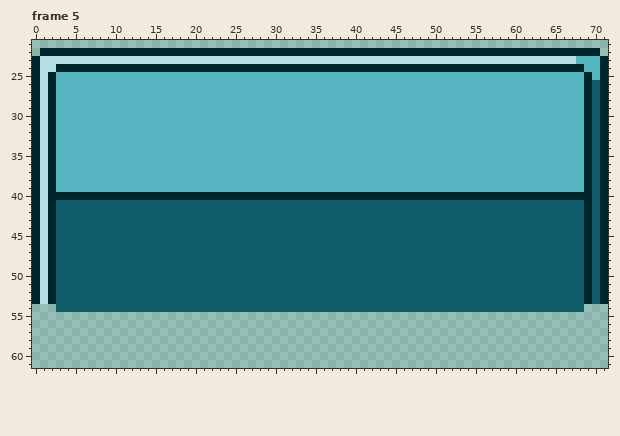
A pixel-art file gets an edit: asset_sources/bases.aseprite. Above, as it was before the edit.
72x72 pixels, 5 frames. Shown: frame 5: x 0..71, y 21..61.
After the commit:
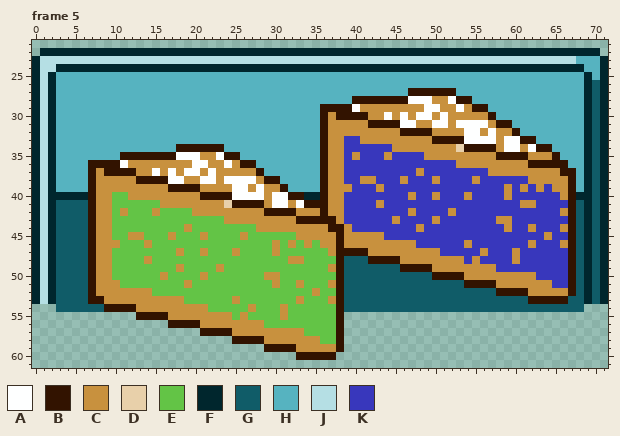
Palette (. is transparent): A #feffff  B #321300  C #c8913e  D #e8d0aa  E #63c446  F #00262d  G #105c68  H #56b3c0  J #b5dfe4  K #3837bc
Change:
--- frame 5, layer "bases"
@@ x 0..71 @@
 26 FJFHHHHHHHHHHHHHHHHHHHHHHHHHHHHHHHHHHHHHHHHHHHHHHHHHHHHHHHHHHHHHHHHHHFGF
-27 FJFHHHHHHHHHHHHHHHHHHHHHHHHHHHHHHHHHHHHHHHHHHHHHHHHHHHHHHHHHHHHHHHHHHFGF
-28 FJFHHHHHHHHHHHHHHHHHHHHHHHHHHHHHHHHHHHHHHHHHHHHHHHHHHHHHHHHHHHHHHHHHHFGF
-29 FJFHHHHHHHHHHHHHHHHHHHHHHHHHHHHHHHHHHHHHHHHHHHHHHHHHHHHHHHHHHHHHHHHHHFGF
-30 FJFHHHHHHHHHHHHHHHHHHHHHHHHHHHHHHHHHHHHHHHHHHHHHHHHHHHHHHHHHHHHHHHHHHFGF
-31 FJFHHHHHHHHHHHHHHHHHHHHHHHHHHHHHHHHHHHHHHHHHHHHHHHHHHHHHHHHHHHHHHHHHHFGF
-32 FJFHHHHHHHHHHHHHHHHHHHHHHHHHHHHHHHHHHHHHHHHHHHHHHHHHHHHHHHHHHHHHHHHHHFGF
-33 FJFHHHHHHHHHHHHHHHHHHHHHHHHHHHHHHHHHHHHHHHHHHHHHHHHHHHHHHHHHHHHHHHHHHFGF
-34 FJFHHHHHHHHHHHHHHHHHHHHHHHHHHHHHHHHHHHHHHHHHHHHHHHHHHHHHHHHHHHHHHHHHHFGF
-35 FJFHHHHHHHHHHHHHHHHHHHHHHHHHHHHHHHHHHHHHHHHHHHHHHHHHHHHHHHHHHHHHHHHHHFGF
-36 FJFHHHHHHHHHHHHHHHHHHHHHHHHHHHHHHHHHHHHHHHHHHHHHHHHHHHHHHHHHHHHHHHHHHFGF
-37 FJFHHHHHHHHHHHHHHHHHHHHHHHHHHHHHHHHHHHHHHHHHHHHHHHHHHHHHHHHHHHHHHHHHHFGF
-38 FJFHHHHHHHHHHHHHHHHHHHHHHHHHHHHHHHHHHHHHHHHHHHHHHHHHHHHHHHHHHHHHHHHHHFGF
-39 FJFHHHHHHHHHHHHHHHHHHHHHHHHHHHHHHHHHHHHHHHHHHHHHHHHHHHHHHHHHHHHHHHHHHFGF
-40 FJFFFFFFFFFFFFFFFFFFFFFFFFFFFFFFFFFFFFFFFFFFFFFFFFFFFFFFFFFFFFFFFFFFFFGF
-41 FJFGGGGGGGGGGGGGGGGGGGGGGGGGGGGGGGGGGGGGGGGGGGGGGGGGGGGGGGGGGGGGGGGGGFGF
-42 FJFGGGGGGGGGGGGGGGGGGGGGGGGGGGGGGGGGGGGGGGGGGGGGGGGGGGGGGGGGGGGGGGGGGFGF
-43 FJFGGGGGGGGGGGGGGGGGGGGGGGGGGGGGGGGGGGGGGGGGGGGGGGGGGGGGGGGGGGGGGGGGGFGF
-44 FJFGGGGGGGGGGGGGGGGGGGGGGGGGGGGGGGGGGGGGGGGGGGGGGGGGGGGGGGGGGGGGGGGGGFGF
-45 FJFGGGGGGGGGGGGGGGGGGGGGGGGGGGGGGGGGGGGGGGGGGGGGGGGGGGGGGGGGGGGGGGGGGFGF
-46 FJFGGGGGGGGGGGGGGGGGGGGGGGGGGGGGGGGGGGGGGGGGGGGGGGGGGGGGGGGGGGGGGGGGGFGF
-47 FJFGGGGGGGGGGGGGGGGGGGGGGGGGGGGGGGGGGGGGGGGGGGGGGGGGGGGGGGGGGGGGGGGGGFGF
-48 FJFGGGGGGGGGGGGGGGGGGGGGGGGGGGGGGGGGGGGGGGGGGGGGGGGGGGGGGGGGGGGGGGGGGFGF
-49 FJFGGGGGGGGGGGGGGGGGGGGGGGGGGGGGGGGGGGGGGGGGGGGGGGGGGGGGGGGGGGGGGGGGGFGF
-50 FJFGGGGGGGGGGGGGGGGGGGGGGGGGGGGGGGGGGGGGGGGGGGGGGGGGGGGGGGGGGGGGGGGGGFGF
-51 FJFGGGGGGGGGGGGGGGGGGGGGGGGGGGGGGGGGGGGGGGGGGGGGGGGGGGGGGGGGGGGGGGGGGFGF
-52 FJFGGGGGGGGGGGGGGGGGGGGGGGGGGGGGGGGGGGGGGGGGGGGGGGGGGGGGGGGGGGGGGGGGGFGF
-53 FJFGGGGGGGGGGGGGGGGGGGGGGGGGGGGGGGGGGGGGGGGGGGGGGGGGGGGGGGGGGGGGGGGGGFGF
-54 ...GGGGGGGGGGGGGGGGGGGGGGGGGGGGGGGGGGGGGGGGGGGGGGGGGGGGGGGGGGGGGGGGGG...
-55 ........................................................................
-56 ........................................................................
-57 ........................................................................
-58 ........................................................................
-59 ........................................................................
-60 ........................................................................
+27 FJFHHHHHHHHHHHHHHHHHHHHHHHHHHHHHHHHHHHHHHHHHHHHBBBBBBHHHHHHHHHHHHHHHHFGF
+28 FJFHHHHHHHHHHHHHHHHHHHHHHHHHHHHHHHHHHHHHBBBBBBBAAACCABBHHHHHHHHHHHHHHFGF
+29 FJFHHHHHHHHHHHHHHHHHHHHHHHHHHHHHHHHHBBBBACCCCCCCCAACCACBBHHHHHHHHHHHHFGF
+30 FJFHHHHHHHHHHHHHHHHHHHHHHHHHHHHHHHHHBCBBBBCCACACAACACCCCCBHHHHHHHHHHHFGF
+31 FJFHHHHHHHHHHHHHHHHHHHHHHHHHHHHHHHHHBCCCCCBBBBAACCAACAAAACBBHHHHHHHHHFGF
+32 FJFHHHHHHHHHHHHHHHHHHHHHHHHHHHHHHHHHBCCCCCCCCCBBBBCCCCAACACCBHHHHHHHHFGF
+33 FJFHHHHHHHHHHHHHHHHHHHHHHHHHHHHHHHHHBCCKKCCCCCCCCCBBBBAAAACAABBHHHHHHFGF
+34 FJFHHHHHHHHHHHHHHHBBBBBBHHHHHHHHHHHHBCCKKKKKKCCCCCCCCDBBBBCAACABBHHHHFGF
+35 FJFHHHHHHHHBBBBBBBAAACCABBHHHHHHHHHHBCCKCKKKCKKKKCCCCCCCCCBBBBCCCBHHHFGF
+36 FJFHHHHBBBBACCCCCCCCAACCACBBHHHHHHHHBCCKKKKKKKKKKKKKKCCCCCCCCCBBBBBHHFGF
+37 FJFHHHHBCBBBBCCACACAACACCCCCBHHHHHHHBCCKKKKKKKKKCKKKKKKKKCCCCCCCCCBBHFGF
+38 FJFHHHHBCCCCCBBBBAACCAACAAAACBBHHHHHBCCKKCCKKKCKKKCKKKKCKKKKKKCCCCCBHFGF
+39 FJFHHHHBCCCCCCCCCBBBBCCCCAACACCBHHHHBCCCKKKCKKKKKKKKKKKKKKKCKCKCKCCBHFGF
+40 FJFFFFFBCCEECCCCCCCCCBBBBAAAACAABBFFBCCKKKKKKKKCKKCKKKCKKKKCKKKKKKCBFFGF
+41 FJFGGGGBCCEEEEEECCCCCCCCDBBBBCAACABBBCCKKKKCKKKKKKKKKKKKKKKKKCCKKKKBGFGF
+42 FJFGGGGBCCECEEECEEEECCCCCCCCCBBBBCCCBCCKKKKKKKKCKKKKCKKKKKKKKKKKKKCBGFGF
+43 FJFGGGGBCCEEEEEEEEEEEEEECCCCCCCCCBBBBBCKKKKKKCKKKKCKKKKKKKCCKKKKKKKBGFGF
+44 FJFGGGGBCCEEEEEEEEECEEEEEEEECCCCCCCCCBBCKKKKKKKKCKKKKKKKKKKCKKCKKKCBGFGF
+45 FJFGGGGBCCEECCEEECEEECEEEECEEEEEECCCCCBCCCCCKKKKKKKKKKKKKKKKKKKKCKKBGFGF
+46 FJFGGGGBCCCEEECEEEEEEEEEEEEEEECECECECCBCCCCCCCCCKKKKKKCKKKKKKKCKKKCBGFGF
+47 FJFGGGGBCCEEEEEEEECEECEEECEEEECEEEEEECBBBBCCCCCCCCCKKKKKCKKKCKKKKKKBGFGF
+48 FJFGGGGBCCEEEECEEEEEEEEEEEEEEEEECCEEEEBGGGBBBBCCCCCCCCKCKKKKCKKKKKKBGFGF
+49 FJFGGGGBCCEEEEEEEECEEEECEEEEEEEEEEEEECBGGGGGGGBBBBCCCCCCCCKKKKKKKKKBGFGF
+50 FJFGGGGBCCEEEEEECEEEECEEEEEEECCEEEEEEEBGGGGGGGGGGGBBBBCCCCCCCCCKKKKBGFGF
+51 FJFGGGGBCCCEEEEEEEECEEEEEEEEEECEECEEECBGGGGGGGGGGGGGGGBBBBCCCCCCCKKBGFGF
+52 FJFGGGGBCCCCCCCEEEEEEEEEEEEEEEEEEEECEEBGGGGGGGGGGGGGGGGGGGBBBBCCCCCBGFGF
+53 FJFGGGGBBCCCCCCCCCCEEEEEECEEEEEEECEEECBGGGGGGGGGGGGGGGGGGGGGGGBBBBBGGFGF
+54 ...GGGGGGBBBBCCCCCCCCCEEEEECEEECEEEEEEBGGGGGGGGGGGGGGGGGGGGGGGGGGGGGG...
+55 .............BBBBCCCCCCCCECEEEECEEEEEEB.................................
+56 .................BBBBCCCCCCCCEEEEEEEEEB.................................
+57 .....................BBBBCCCCCCCCCEEEEB.................................
+58 .........................BBBBCCCCCCCEEB.................................
+59 .............................BBBBCCCCCB.................................
+60 .................................BBBBB..................................
 61 ........................................................................
